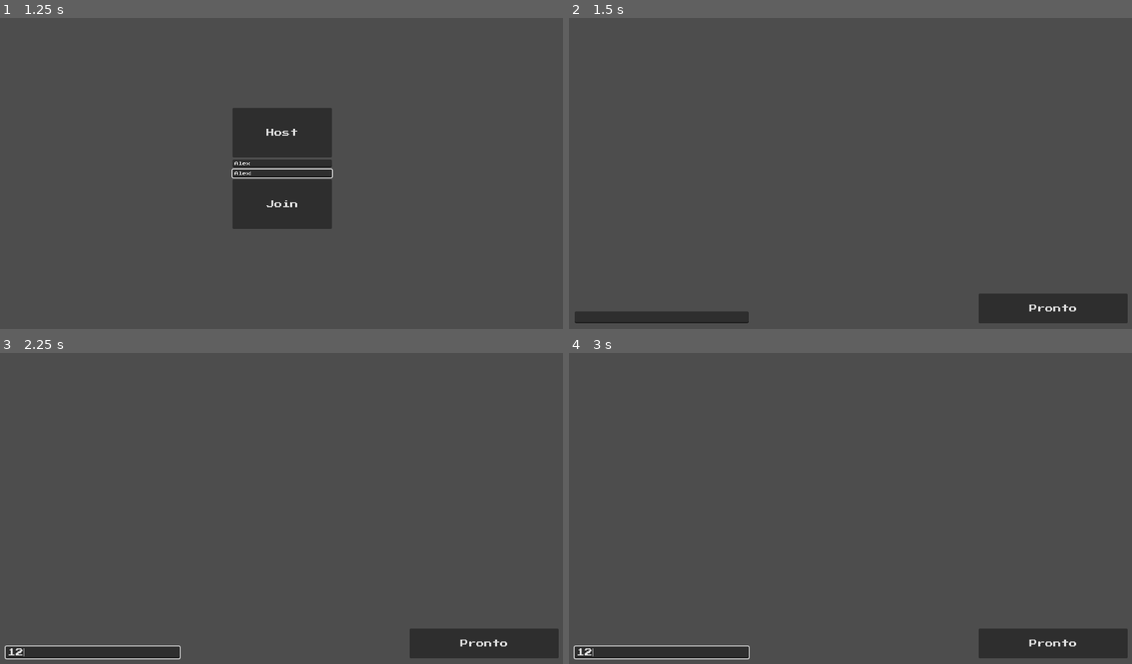
Above: before the commit, frames 1-4 (two rows, left to right).
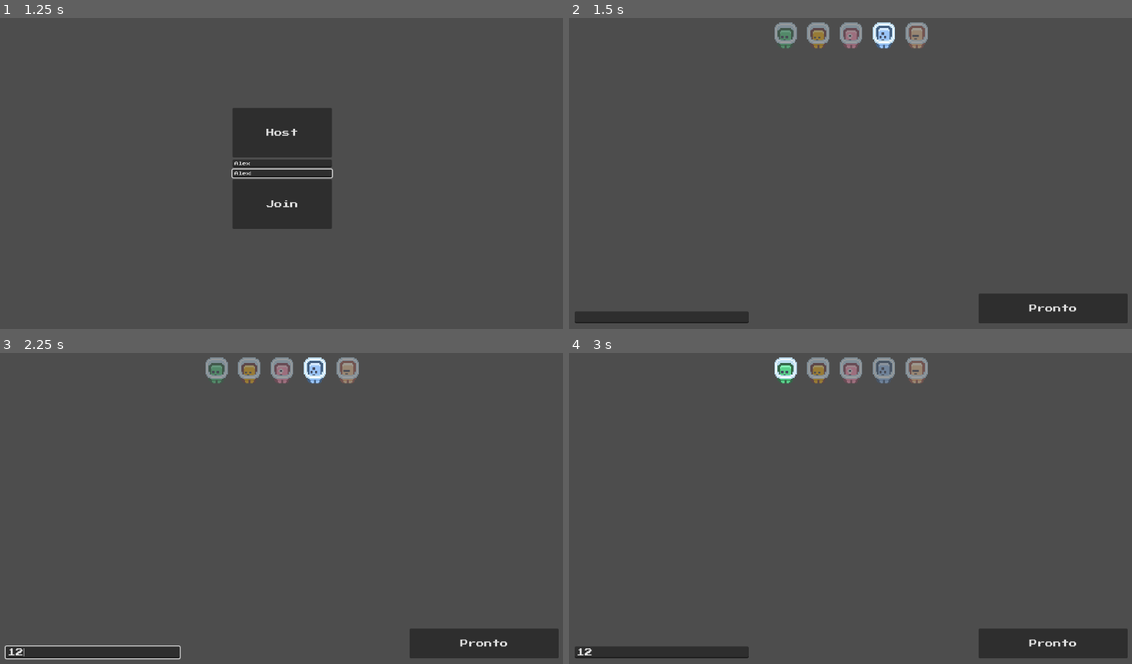
Above: after the commit, the same moments.

Repository: felipecmdev/ProjetoPlataformaSD
Game: Godot game, scene res://scenes/Menu.tscn
Same seed, same stepped clock (60 frames per second), same inputs: the game is played once before the commit and once after it.
Inputs (mouse positions are in pixels of both pictures, inside the frame that each line leads up to):
- Up to frame 1 (1.25 s): click (281, 164) at 0.52 s; type "Alex" at 0.6 s; click (281, 173) at 0.75 s; type "Alex" at 0.83 s
- Up to frame 2 (1.5 s): click "Host" at 1.25 s
- Up to frame 3 (2.25 s): click (90, 651) at 2.02 s; type "12" at 2.1 s
- Up to frame 4 (3 s): click (782, 368) at 2.77 s

Frame 1 is identical in both runs. In frame 2, 1.3% of the frame differs, in the area x 36-64%, y 1-10%; in frame 3, 1.3%; in frame 4, 1.6%, in the area x 0-64%, y 1-99%.

Commit message:
adiciona nomes de jogadores dinamicos, escolha de skin no lobby e desconexao ao fechar host

Diff:
--- a/Scripts/fase_teste.gd
+++ b/Scripts/fase_teste.gd
@@ -30,6 +30,19 @@
 	novo_jogador.global_position = pos
 	novo_jogador.player_id = id
 
+	# Aplica nome conhecido no momento do spawn (evita ficar "nome" até chegar pacote N|...).
+	# O próprio jogador local já se esconde no `set_player_name`.
+	if novo_jogador.has_method("set_player_name"):
+		var nome: String = str(NetworkManager.players_data.get(id, ""))
+		if nome != "":
+			novo_jogador.set_player_name(nome)
+
+	# Aplica skin conhecida no momento do spawn.
+	if novo_jogador.has_method("set_skin"):
+		var skin: String = str(NetworkManager.players_skin.get(id, "Azul"))
+		if skin != "":
+			novo_jogador.set_skin(skin)
+
 	add_child(novo_jogador)
 	NetworkManager.register_player_node(id, novo_jogador)
 
--- a/Scripts/lobby.gd
+++ b/Scripts/lobby.gd
@@ -3,7 +3,14 @@
 @onready var player_list = $MarginContainer/SplitVertical/SplitHorizontal/LadoDireito/PlayerList
 @onready var slot_template = $MarginContainer/SplitVertical/SplitHorizontal/LadoDireito/PlayerList/PlayerSlot1
 @onready var button_start = $MarginContainer/SplitVertical/SplitHorizontal/LadoDireito/ButtonStart
+@onready var skins_bar = $MarginContainer/SplitVertical/Skins
+@onready var btn_skin_verde: TextureButton = $MarginContainer/SplitVertical/Skins/SkinVerde
+@onready var btn_skin_amarelo: TextureButton = $MarginContainer/SplitVertical/Skins/SkinAmarelo
+@onready var btn_skin_rosa: TextureButton = $MarginContainer/SplitVertical/Skins/SkinRosa
+@onready var btn_skin_azul: TextureButton = $MarginContainer/SplitVertical/Skins/SkinAzul
+@onready var btn_skin_laranja: TextureButton = $MarginContainer/SplitVertical/Skins/SkinLaranja
 var pronto: bool = false
+var _skin_botoes: Dictionary = {}
 
 func _ready() -> void:
 	slot_template.hide()
@@ -13,8 +20,40 @@
 	else:
 		button_start.text = "Pronto"
 
-	NetworkManager.lobby_players_updated.connect(atualizar_lista_jogadores)
+	NetworkManager.lobby_players_updated.connect(_on_lobby_players_updated)
+	_setup_skin_buttons()
+	_update_skin_buttons_visual()
 	atualizar_lista_jogadores()
+
+func _on_lobby_players_updated() -> void:
+	atualizar_lista_jogadores()
+	_update_skin_buttons_visual()
+
+func _setup_skin_buttons() -> void:
+	_skin_botoes = {
+		"Verde": btn_skin_verde,
+		"Amarelo": btn_skin_amarelo,
+		"Rosa": btn_skin_rosa,
+		"Azul": btn_skin_azul,
+		"Laranja": btn_skin_laranja,
+	}
+
+	for skin in _skin_botoes.keys():
+		var btn: TextureButton = _skin_botoes[skin]
+		if btn != null and not btn.pressed.is_connected(_on_skin_pressed):
+			btn.pressed.connect(_on_skin_pressed.bind(skin))
+
+func _on_skin_pressed(skin: String) -> void:
+	NetworkManager.send_skin_state(skin)
+	_update_skin_buttons_visual()
+
+func _update_skin_buttons_visual() -> void:
+	var atual: String = str(NetworkManager.players_skin.get(NetworkManager.my_player_id, NetworkManager.my_skin_name))
+	for skin in _skin_botoes.keys():
+		var btn: TextureButton = _skin_botoes[skin]
+		if btn == null:
+			continue
+		btn.modulate = Color(1, 1, 1, 1) if skin == atual else Color(1, 1, 1, 0.45)
 
 func atualizar_lista_jogadores() -> void:
 	for filho in player_list.get_children():
@@ -23,6 +62,9 @@
 
 	for id in NetworkManager.players_data.keys():
 		_criar_slot_na_tela(id, NetworkManager.players_data[id])
+
+	# Garante que o destaque do botão de skin não “atrase” em updates recebidos da rede.
+	_update_skin_buttons_visual()
 
 func _criar_slot_na_tela(id_jogador: int, nome_jogador: String) -> void:
 	var novo_slot = slot_template.duplicate()
@@ -35,9 +77,36 @@
 
 	if id_jogador == 0:
 		check_ready.hide()
-	# TODO: Colocar a skin correta aqui, agora é só uma imagem estática da skin padrão
+
+	# Mostra a skin escolhida no ícone do slot (usando o atlas da cena).
+	var skin_icon = novo_slot.get_node("HBoxContainer/SkinFrame/SkinIcon") as TextureRect
+	if skin_icon != null:
+		var skin: String = str(NetworkManager.players_skin.get(id_jogador, "Azul"))
+		_apply_skin_to_slot_icon(skin_icon, skin)
 
 	player_list.add_child(novo_slot)
+
+func _apply_skin_to_slot_icon(icon: TextureRect, skin: String) -> void:
+	# Reaproveita o mesmo spritesheet do lobby.
+	var atlas: Texture2D = load("res://assets/sprites/tilemap-characters_packed.png")
+	var tex := AtlasTexture.new()
+	tex.atlas = atlas
+
+	match skin:
+		"Verde":
+			tex.region = Rect2(0, 0, 24, 24)
+		"Azul":
+			tex.region = Rect2(48, 0, 24, 24)
+		"Rosa":
+			tex.region = Rect2(96, 0, 24, 24)
+		"Amarelo":
+			tex.region = Rect2(144, 0, 24, 24)
+		"Laranja":
+			tex.region = Rect2(0, 24, 24, 24)
+		_:
+			tex.region = Rect2(48, 0, 24, 24)
+
+	icon.texture = tex
 
 
 func _on_button_start_pressed() -> void:
--- a/Scripts/menu.gd
+++ b/Scripts/menu.gd
@@ -6,6 +6,10 @@
 # Called when the node enters the scene tree for the first time.
 func _ready() -> void:
 	NetworkManager.connection_approved.connect(_on_connection_approved)
+	if NetworkManager.last_disconnect_reason != "":
+		error_label.text = NetworkManager.last_disconnect_reason
+		error_label.show()
+		NetworkManager.last_disconnect_reason = ""
 
 # Called every frame. 'delta' is the elapsed time since the previous frame.
 func _process(delta: float) -> void:
@@ -20,8 +24,7 @@
 	var nome_digitado = nome_label.text.strip_edges().replace("|", "")
 
 	if nome_digitado == "":
-		error_label.text = "Digite um nome\n
-							antes de entrar!"
+		error_label.text = "Digite um nome\nantes de entrar!"
 
 		error_label.show()
 		return false
--- a/Scripts/network_manager.gd
+++ b/Scripts/network_manager.gd
@@ -30,11 +30,25 @@
 var my_player_id: int = -1
 
 var my_player_name: String = "Visitante"
+var my_skin_name: String = "Azul"
 
 signal lobby_players_updated
 var players_data: Dictionary = {}
 
 var players_ready: Dictionary = {}
+var players_skin: Dictionary = {}
+
+var last_disconnect_reason: String = ""
+
+func _reset_session_state() -> void:
+	connected_clients.clear()
+	players_nodes.clear()
+	players_data.clear()
+	players_ready.clear()
+	players_skin.clear()
+	current_state = GameState.LOBBY
+	my_player_id = -1
+	role = Role.NONE
 
 func _ready() -> void:
 	get_tree().physics_frame.connect(_on_physics_frame_end)
@@ -52,6 +66,7 @@
 		my_player_id = 0 # O Host é o ID 0
 
 		players_data[my_player_id] = my_player_name
+		players_skin[my_player_id] = my_skin_name
 		lobby_players_updated.emit()
 
 	elif role == Role.CLIENT:
@@ -137,6 +152,24 @@
 					for key in connected_clients.keys():
 						udp.set_dest_address(connected_clients[key]["ip"], connected_clients[key]["port"])
 						udp.put_packet(buffer)
+
+			elif mensagem_texto.begins_with("SKN|"):
+				var partes = mensagem_texto.split("|")
+				if partes.size() >= 3:
+					var skn_id = int(partes[1])
+					var skin = partes[2]
+					players_skin[skn_id] = skin
+					lobby_players_updated.emit()
+
+					if players_nodes.has(skn_id):
+						var boneco_skn = players_nodes[skn_id]
+						if is_instance_valid(boneco_skn) and boneco_skn.has_method("set_skin"):
+							boneco_skn.set_skin(skin)
+
+					var buffer = mensagem_texto.to_utf8_buffer()
+					for key in connected_clients.keys():
+						udp.set_dest_address(connected_clients[key]["ip"], connected_clients[key]["port"])
+						udp.put_packet(buffer)
 			# Quit
 			elif mensagem_texto.begins_with("Q|"):
 				if client_id != -1:
@@ -184,6 +217,9 @@
 					udp.set_dest_address(ip_cliente, porta_cliente)
 					udp.put_packet(msg_host.to_utf8_buffer())
 
+					var msg_host_skin = "SKN|%d|%s" % [my_player_id, my_skin_name]
+					udp.put_packet(msg_host_skin.to_utf8_buffer())
+
 					for key in connected_clients.keys():
 						var dados_antigos = connected_clients[key]
 
@@ -196,9 +232,18 @@
 							var msg_antiga_rdy = "RDY|%d|%s" % [dados_antigos["id"], antigo_ta_pronto]
 							udp.put_packet(msg_antiga_rdy.to_utf8_buffer())
 
+							var skin_antigo = str(players_skin.get(dados_antigos["id"], "Azul"))
+							var msg_antiga_skin = "SKN|%d|%s" % [dados_antigos["id"], skin_antigo]
+							udp.put_packet(msg_antiga_skin.to_utf8_buffer())
+
 							var msg_nova = "N|%d|%s" % [client_id, nome_recebido]
 							udp.set_dest_address(dados_antigos["ip"], dados_antigos["port"])
 							udp.put_packet(msg_nova.to_utf8_buffer())
+
+							var msg_nova_skin = "SKN|%d|%s" % [client_id, "Azul"]
+							udp.put_packet(msg_nova_skin.to_utf8_buffer())
+
+					players_skin[client_id] = "Azul"
 
 				# Servidor cheio
 				else:
@@ -240,6 +285,16 @@
 			if partes.size() >= 2:
 				var id_desconectado = int(partes[1])
 
+				# Se o host caiu/fechou, derruba a sessão inteira do cliente.
+				if id_desconectado == 0:
+					print("[NET] Host desconectou. Voltando ao menu.")
+					last_disconnect_reason = "Host desconectou."
+					udp.close()
+					_reset_session_state()
+					lobby_players_updated.emit()
+					get_tree().change_scene_to_file("res://scenes/Menu.tscn")
+					return
+
 				if players_nodes.has(id_desconectado):
 					var boneco = players_nodes[id_desconectado]
 					if is_instance_valid(boneco):
@@ -273,6 +328,20 @@
 					var boneco = players_nodes[id_alvo]
 					if is_instance_valid(boneco) and boneco.has_method("set_player_name"):
 						boneco.set_player_name(nome_alvo)
+
+		elif mensagem_recebida.begins_with("SKN|"):
+			var partes = mensagem_recebida.split("|")
+			if partes.size() >= 3:
+				var id_alvo = int(partes[1])
+				var skin_alvo = partes[2]
+
+				players_skin[id_alvo] = skin_alvo
+				lobby_players_updated.emit()
+
+				if players_nodes.has(id_alvo):
+					var boneco = players_nodes[id_alvo]
+					if is_instance_valid(boneco) and boneco.has_method("set_skin"):
+						boneco.set_skin(skin_alvo)
 
 		elif mensagem_recebida.begins_with("RDY|"):
 			var partes = mensagem_recebida.split("|")
@@ -403,7 +472,16 @@
 #Funções pra excluir o jogador quando desconectar
 func _notification(what: int) -> void:
 	if what == NOTIFICATION_WM_CLOSE_REQUEST:
-		if role == Role.CLIENT and my_player_id != -1:
+		if role == Role.HOST:
+			# Avisa todos os clientes que o host encerrou.
+			var msg_quit := "Q|0"
+			var buffer_quit := msg_quit.to_utf8_buffer()
+			for key in connected_clients.keys():
+				var dados = connected_clients[key]
+				udp.set_dest_address(dados["ip"], dados["port"])
+				udp.put_packet(buffer_quit)
+
+		elif role == Role.CLIENT and my_player_id != -1:
 			udp.set_dest_address(join_address, port)
 			udp.put_packet("Q|".to_utf8_buffer())
 
@@ -439,6 +517,7 @@
 
 	players_ready.erase(id_desconectado)
 	players_data.erase(id_desconectado)
+	players_skin.erase(id_desconectado)
 	lobby_players_updated.emit()
 
 func _get_free_player_id() -> int:
@@ -460,6 +539,29 @@
 		udp.set_dest_address(join_address, port)
 		udp.put_packet(msg.to_utf8_buffer())
 
+func send_skin_state(skin: String) -> void:
+	my_skin_name = skin
+	players_skin[my_player_id] = skin
+	lobby_players_updated.emit()
+
+	if role == Role.HOST:
+		if players_nodes.has(my_player_id):
+			var boneco = players_nodes[my_player_id]
+			if is_instance_valid(boneco) and boneco.has_method("set_skin"):
+				boneco.set_skin(skin)
+
+		var msg = "SKN|%d|%s" % [my_player_id, skin]
+		var buffer = msg.to_utf8_buffer()
+		for key in connected_clients.keys():
+			var dados = connected_clients[key]
+			udp.set_dest_address(dados["ip"], dados["port"])
+			udp.put_packet(buffer)
+
+	elif role == Role.CLIENT and my_player_id != -1:
+		udp.set_dest_address(join_address, port)
+		var msg = "SKN|%d|%s" % [my_player_id, skin]
+		udp.put_packet(msg.to_utf8_buffer())
+
 func start_game_host() -> void:
 	if role == Role.HOST:
 		current_state = GameState.PLAYING
--- a/Scripts/player.gd
+++ b/Scripts/player.gd
@@ -31,6 +31,11 @@
 	# Não mostra o nome pra si mesmo
 	if player_id == NetworkManager.my_player_id:
 		$NameLabel.hide()
+
+func set_skin(nome_skin: String) -> void:
+	skin_name = nome_skin
+	if $AnimatedSprite2D.sprite_frames != null and $AnimatedSprite2D.sprite_frames.has_animation(skin_name):
+		$AnimatedSprite2D.play(skin_name)
 
 func _physics_process(delta: float) -> void:
 	if not NetworkManager.is_online():
--- a/scenes/Lobby.tscn
+++ b/scenes/Lobby.tscn
@@ -37,6 +37,26 @@
 atlas = ExtResource("2_ras1x")
 region = Rect2(2, 1, 20, 19)
 
+[sub_resource type="AtlasTexture" id="AtlasTexture_skin_verde"]
+atlas = ExtResource("2_ras1x")
+region = Rect2(0, 0, 24, 24)
+
+[sub_resource type="AtlasTexture" id="AtlasTexture_skin_azul"]
+atlas = ExtResource("2_ras1x")
+region = Rect2(48, 0, 24, 24)
+
+[sub_resource type="AtlasTexture" id="AtlasTexture_skin_rosa"]
+atlas = ExtResource("2_ras1x")
+region = Rect2(96, 0, 24, 24)
+
+[sub_resource type="AtlasTexture" id="AtlasTexture_skin_amarelo"]
+atlas = ExtResource("2_ras1x")
+region = Rect2(144, 0, 24, 24)
+
+[sub_resource type="AtlasTexture" id="AtlasTexture_skin_laranja"]
+atlas = ExtResource("2_ras1x")
+region = Rect2(0, 24, 24, 24)
+
 [node name="Lobby" type="Control" unique_id=2005991373]
 layout_mode = 3
 anchors_preset = 15
@@ -72,6 +92,38 @@
 
 [node name="Skins" type="HBoxContainer" parent="MarginContainer/SplitVertical" unique_id=2133589635]
 layout_mode = 2
+alignment = 1
+theme_override_constants/separation = 12
+
+[node name="SkinVerde" type="TextureButton" parent="MarginContainer/SplitVertical/Skins"]
+custom_minimum_size = Vector2(54, 54)
+texture_normal = SubResource("AtlasTexture_skin_verde")
+ignore_texture_size = true
+stretch_mode = 5
+
+[node name="SkinAmarelo" type="TextureButton" parent="MarginContainer/SplitVertical/Skins"]
+custom_minimum_size = Vector2(54, 54)
+texture_normal = SubResource("AtlasTexture_skin_amarelo")
+ignore_texture_size = true
+stretch_mode = 5
+
+[node name="SkinRosa" type="TextureButton" parent="MarginContainer/SplitVertical/Skins"]
+custom_minimum_size = Vector2(54, 54)
+texture_normal = SubResource("AtlasTexture_skin_rosa")
+ignore_texture_size = true
+stretch_mode = 5
+
+[node name="SkinAzul" type="TextureButton" parent="MarginContainer/SplitVertical/Skins"]
+custom_minimum_size = Vector2(54, 54)
+texture_normal = SubResource("AtlasTexture_skin_azul")
+ignore_texture_size = true
+stretch_mode = 5
+
+[node name="SkinLaranja" type="TextureButton" parent="MarginContainer/SplitVertical/Skins"]
+custom_minimum_size = Vector2(54, 54)
+texture_normal = SubResource("AtlasTexture_skin_laranja")
+ignore_texture_size = true
+stretch_mode = 5
 
 [node name="SplitHorizontal" type="HBoxContainer" parent="MarginContainer/SplitVertical" unique_id=1933842342]
 layout_mode = 2
--- a/scenes/player.tscn
+++ b/scenes/player.tscn
@@ -28,11 +28,11 @@
 
 [sub_resource type="AtlasTexture" id="AtlasTexture_smehm"]
 atlas = ExtResource("2_g2els")
-region = Rect2(0, 24, 24, 24)
+region = Rect2(0, 25, 24, 23)
 
 [sub_resource type="AtlasTexture" id="AtlasTexture_ur7pv"]
 atlas = ExtResource("2_g2els")
-region = Rect2(24, 24, 24, 24)
+region = Rect2(24, 25, 24, 23)
 
 [sub_resource type="AtlasTexture" id="AtlasTexture_y4r1p"]
 atlas = ExtResource("2_g2els")
@@ -122,7 +122,7 @@
 theme_override_colors/font_outline_color = Color(0, 0, 0, 1)
 theme_override_fonts/font = ExtResource("2_qhqgy")
 theme_override_styles/normal = SubResource("StyleBoxFlat_qhqgy")
-text = "nome"
+text = ""
 label_settings = SubResource("LabelSettings_qhqgy")
 horizontal_alignment = 1
 vertical_alignment = 1
